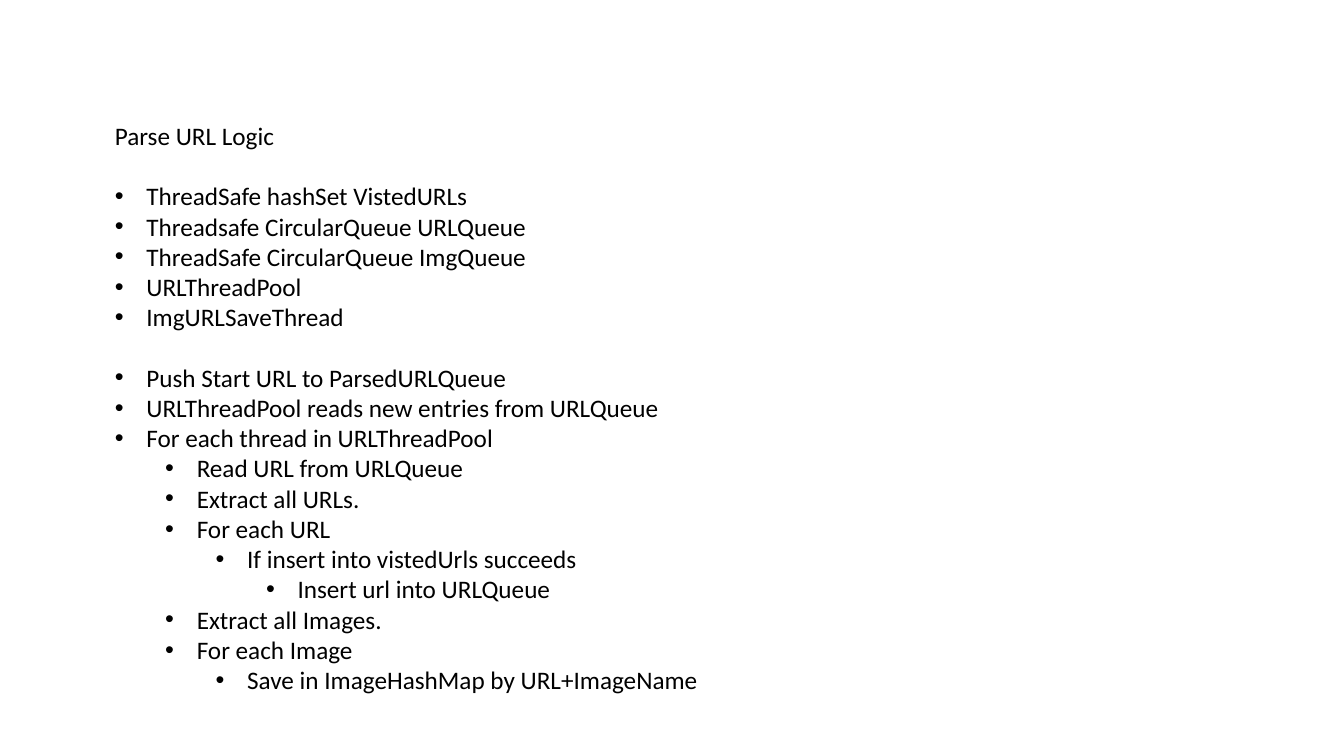
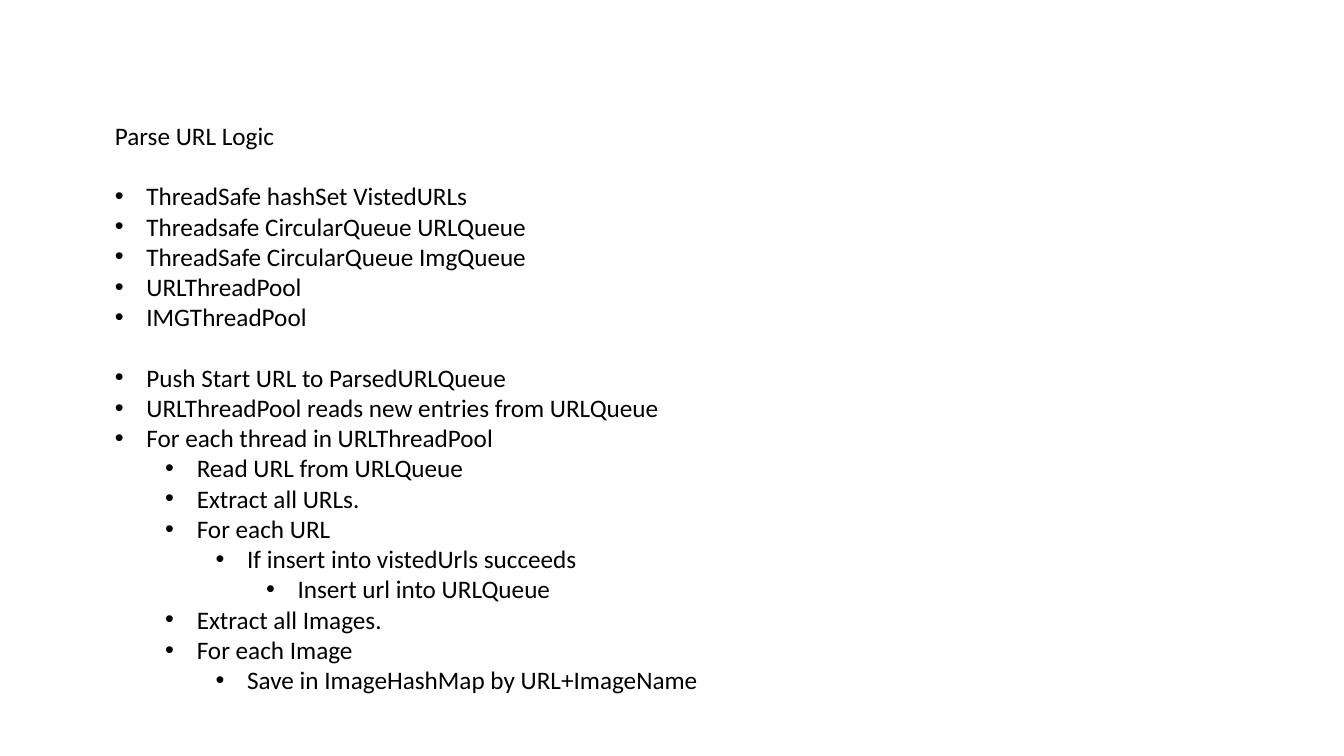
Before and after one commit to datim/squid, a slide deck: slide 2 of docs/design.pptx. Drawn at 1344x756 pixels with LibreOffice and Linux fonts; fonts in the diff are those of the drawing. Boxes give left, top, right and bottom in pixels: in the first picture for what was removed or moved away, otherwise in the second. Text is boxed around its words. In the diff, an @@ line names an element or a change of style, - is before the commit and + after.

```diff
--- a/docs/design.pptx
+++ b/docs/design.pptx
@@ text at (146,308,306,326): text changed @@
-• ImgURLSaveThread
+• IMGThreadPool
```
Also in this commit, not shown: 3 other slides changed.
